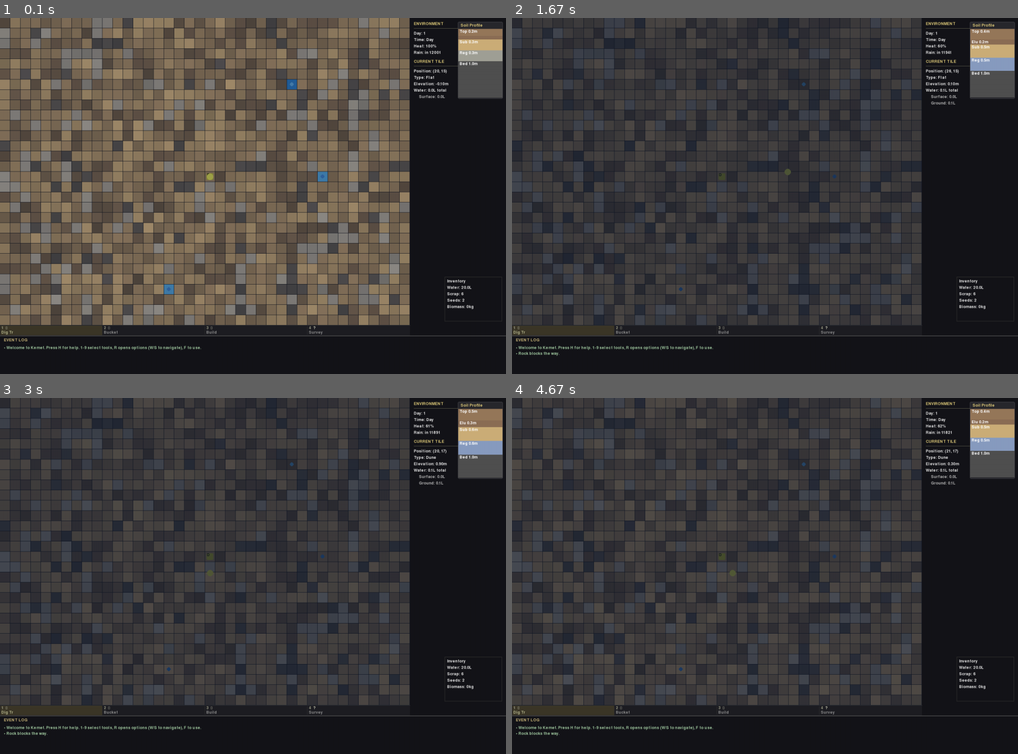
Above: before the commit, frames 1-4 (two rows, left to right).
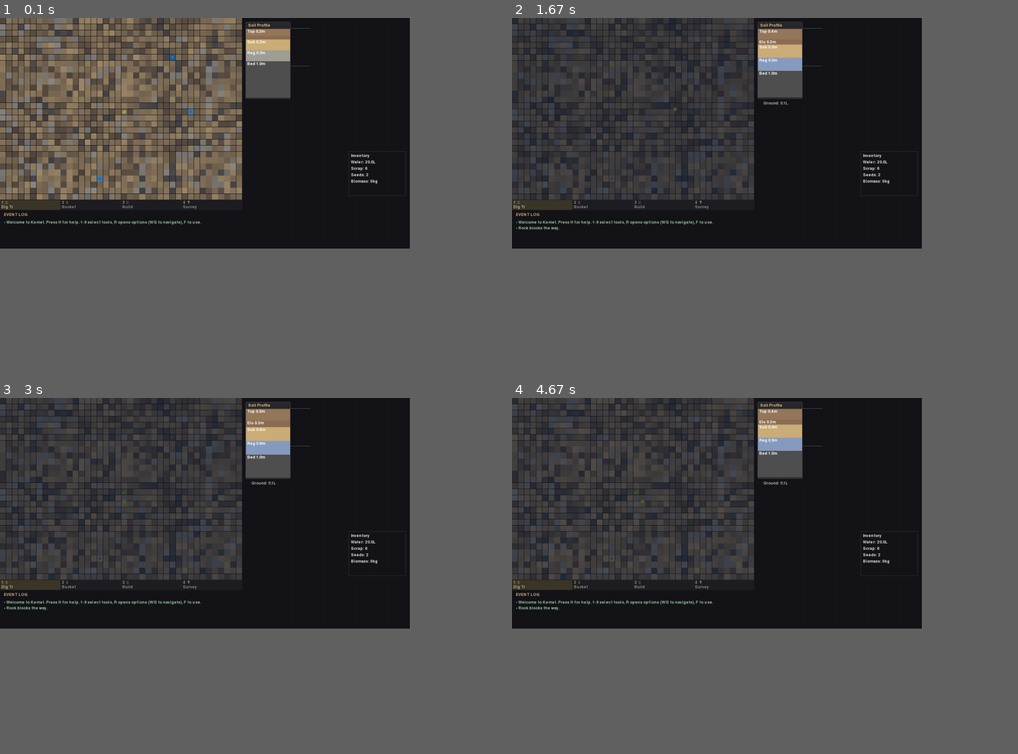
Above: after the commit, the same moments.

Repository: TimPasquini/Kemet
Game: pygame game, started from pygame_runner.py
Same seed, same stepped clock (60 frames per second), same inputs: the game is played once before the commit and once after it.
Inputs:
- Up to frame 1 (0.1 s): no input
- Up to frame 2 (1.67 s): hold D 0.33-0.8 s; hold W 0.83-1.13 s; hold D 1.17-1.63 s
- Up to frame 3 (3 s): hold A 1.67-2.2 s; hold S 2.23-2.53 s; hold A 2.57-2.97 s
- Up to frame 4 (4.67 s): hold W 3-3.37 s; hold D 3.4-4.03 s; hold S 4.07-4.43 s; hold A from 4.47 s (still down)
In our replay, the window is 900x633 before the commit and 729x410 after it. These sizes can differ from the game's own. Grey fills any space a smaller window leaves; there, only what the larger window draws over its background counts as a difference.

The runs differ from the first frame. In frame 1, 63% of the frame differs, in the area x 0-100%, y 0-94%; in frame 2, 48%; in frame 3, 49%; in frame 4, 50%.

Commit message:
gemini implemented scaling

Diff:
--- a/pygame_runner.py
+++ b/pygame_runner.py
@@ -15,6 +15,7 @@
 from __future__ import annotations
 
 import sys
+from dataclasses import dataclass
 from typing import List, Tuple, Optional
 
 try:
@@ -70,6 +71,28 @@
 MapSize = Tuple[int, int]
 
 
+@dataclass
+class UILayout:
+    """Calculates and holds the rectangles for all UI components."""
+    screen_width: int
+    screen_height: int
+
+    map_rect: pygame.Rect
+    sidebar_rect: pygame.Rect
+    log_panel_rect: pygame.Rect
+    toolbar_rect: pygame.Rect
+
+    @classmethod
+    def from_screen_size(cls, screen_size: Tuple[int, int], map_pixel_size: Tuple[int, int]) -> UILayout:
+        sw, sh = screen_size
+        mw, mh = map_pixel_size
+        map_rect = pygame.Rect(0, 0, mw, mh)
+        sidebar_rect = pygame.Rect(mw, 0, sw - mw, sh)
+        toolbar_rect = pygame.Rect(0, mh, mw, TOOLBAR_HEIGHT)
+        log_panel_rect = pygame.Rect(0, mh + TOOLBAR_HEIGHT, sw, sh - mh - TOOLBAR_HEIGHT)
+        return cls(sw, sh, map_rect, sidebar_rect, log_panel_rect, toolbar_rect)
+
+
 def render(
     virtual_screen,
     font,
@@ -200,22 +223,25 @@
     return transformed_x, transformed_y
 
 
-def run(window_size: MapSize = MAP_SIZE, tile_size: int = TILE_SIZE) -> None:
+def run(tile_size: int = TILE_SIZE) -> None:
     """Main game loop."""
     pygame.init()
 
-    # Define a fixed base resolution for the game UI and logic
-    map_w, map_h = window_size
-    base_width = map_w * tile_size + SIDEBAR_WIDTH
-    base_height = map_h * tile_size + TOOLBAR_HEIGHT + 120
+    # Define a standard base resolution (16:9) and create the virtual surface
+    base_width, base_height = 1280, 720
     virtual_screen = pygame.Surface((base_width, base_height))
 
+    # The map size is now fixed based on our ideal layout, not the window.
+    # The map view will scale; the UI will not.
+    map_w, map_h = MAP_SIZE
+    state = build_initial_state(width=map_w, height=map_h)
+
+    # Set up the actual display window
     screen = pygame.display.set_mode((base_width, base_height), pygame.RESIZABLE)
     pygame.display.set_caption("Kemet - Desert Terraforming")
     font = pygame.font.Font(None, FONT_SIZE)
     clock = pygame.time.Clock()
 
-    state = build_initial_state(width=map_w, height=map_h)
     state.messages.append("Welcome to Kemet. Press H for help. 1-9 select tools, R opens options (W/S to navigate), F to use.")
 
     player_px = [state.player[0] * tile_size + tile_size / 2, state.player[1] * tile_size + tile_size / 2]
@@ -238,8 +264,8 @@
         for event in pygame.event.get():
             if event.type == pygame.QUIT or (event.type == pygame.KEYDOWN and event.key == pygame.K_ESCAPE):
                 running = False
-            elif event.type == pygame.VIDEORESIZE:
-                screen = pygame.display.set_mode(event.size, pygame.RESIZABLE)
+            # The RESIZABLE flag allows the window to be resized by the user.
+            # We don't need to do anything here; the main loop will handle the new size.
 
             # Mouse wheel scrolling
             elif event.type == pygame.MOUSEWHEEL:
@@ -387,20 +413,56 @@
         if ui_state.log_panel_rect:
             visible_messages = (ui_state.log_panel_rect.height - 40) // 18
 
-        # --- Main Rendering ---
-        # 1. Render all game elements to the off-screen virtual surface
-        render(virtual_screen, font, state, tile_size, (player_px[0], player_px[1]), toolbar, show_help, elevation_range, ui_state)
-
-        # 2. Scale the virtual surface to fit the actual window, preserving aspect ratio
+        # --- Dynamic Layout Calculation ---
         screen_w, screen_h = screen.get_size()
-        virtual_w, virtual_h = virtual_screen.get_size()
-        scale = min(screen_w / virtual_w, screen_h / virtual_h)
-        scaled_surf = pygame.transform.smoothscale(virtual_screen, (int(virtual_w * scale), int(virtual_h * scale)))
-        dest_rect = scaled_surf.get_rect(center=(screen_w / 2, screen_h / 2))
-
-        # 3. Blit the scaled surface to the screen
-        screen.fill((0, 0, 0))  # Black bars for letterboxing
-        screen.blit(scaled_surf, dest_rect)
+
+        # 1. Calculate the available area for the map
+        available_width = max(1, screen_w - SIDEBAR_WIDTH)
+        available_height = max(1, screen_h - TOOLBAR_HEIGHT - 120)
+
+        # 2. Determine map size that fits available area while preserving aspect ratio
+        map_aspect_ratio = state.width / state.height
+
+        map_pixel_width = available_width
+        map_pixel_height = int(map_pixel_width / map_aspect_ratio)
+        if map_pixel_height > available_height:
+            map_pixel_height = available_height
+            map_pixel_width = int(map_pixel_height * map_aspect_ratio)
+        layout = UILayout.from_screen_size(screen.get_size(), (map_pixel_width, map_pixel_height))
+
+        # --- Rendering ---
+        screen.fill((20, 20, 25))
+
+        # 1. Render the map to a separate surface and scale it to fit its area
+        map_surface = pygame.Surface((state.width * tile_size, state.height * tile_size))
+        render_map(map_surface, font, state, tile_size, elevation_range)
+        render_player(map_surface, state, player_px, tile_size)
+        render_night_overlay(map_surface, state, map_surface.get_width(), map_surface.get_height())
+
+        scaled_map = pygame.transform.scale(map_surface, layout.map_rect.size)
+        screen.blit(scaled_map, layout.map_rect.topleft)
+
+        # 2. Render all UI elements directly to the screen at native resolution
+        # HUD (top-right)
+        render_hud(screen, font, state, layout.sidebar_rect.x + 12, 12)
+
+        # Soil Profile (below HUD)
+        soil_x = layout.sidebar_rect.x + PROFILE_MARGIN
+        render_soil_profile(screen, font, state.tiles[state.player[0]][state.player[1]], (soil_x, 12 + 22), PROFILE_WIDTH, PROFILE_HEIGHT - 22)
+
+        # Inventory (bottom-right)
+        inv_w, inv_h = 180, 140
+        inv_x = layout.screen_width - inv_w - 12
+        inv_y = clamp(layout.map_rect.bottom - inv_h - 12, 12, 9999)
+        render_inventory(screen, font, state, (inv_x, int(inv_y)), inv_w, inv_h)
+
+        # Toolbar and Log Panel (bottom)
+        render_toolbar(screen, font, toolbar, layout.toolbar_rect.topleft, layout.toolbar_rect.width, TOOLBAR_HEIGHT, ui_state)
+        if show_help:
+            render_help_overlay(screen, font, CONTROL_DESCRIPTIONS, (layout.log_panel_rect.x + 12, layout.log_panel_rect.y + 8), layout.log_panel_rect.width - 24, layout.log_panel_rect.height - 16)
+        else:
+            render_event_log(screen, font, state, (layout.log_panel_rect.x + 12, layout.log_panel_rect.y + 8), layout.log_panel_rect.height, ui_state.log_scroll_offset)
+
         pygame.display.flip()
 
     pygame.quit()
